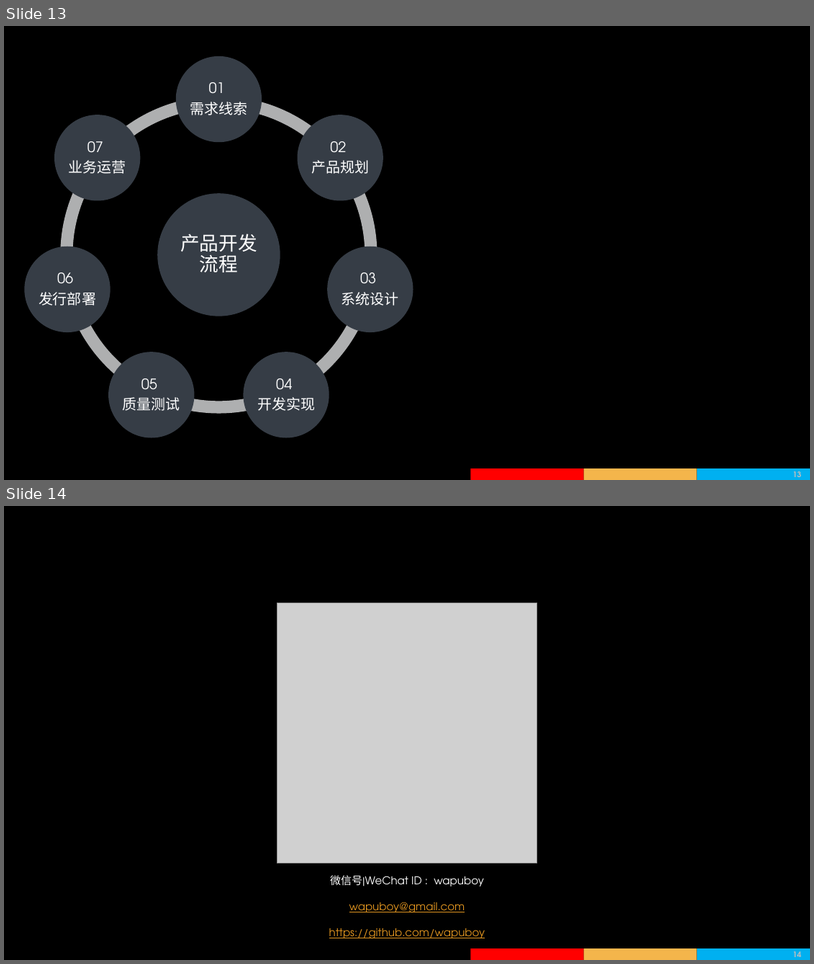
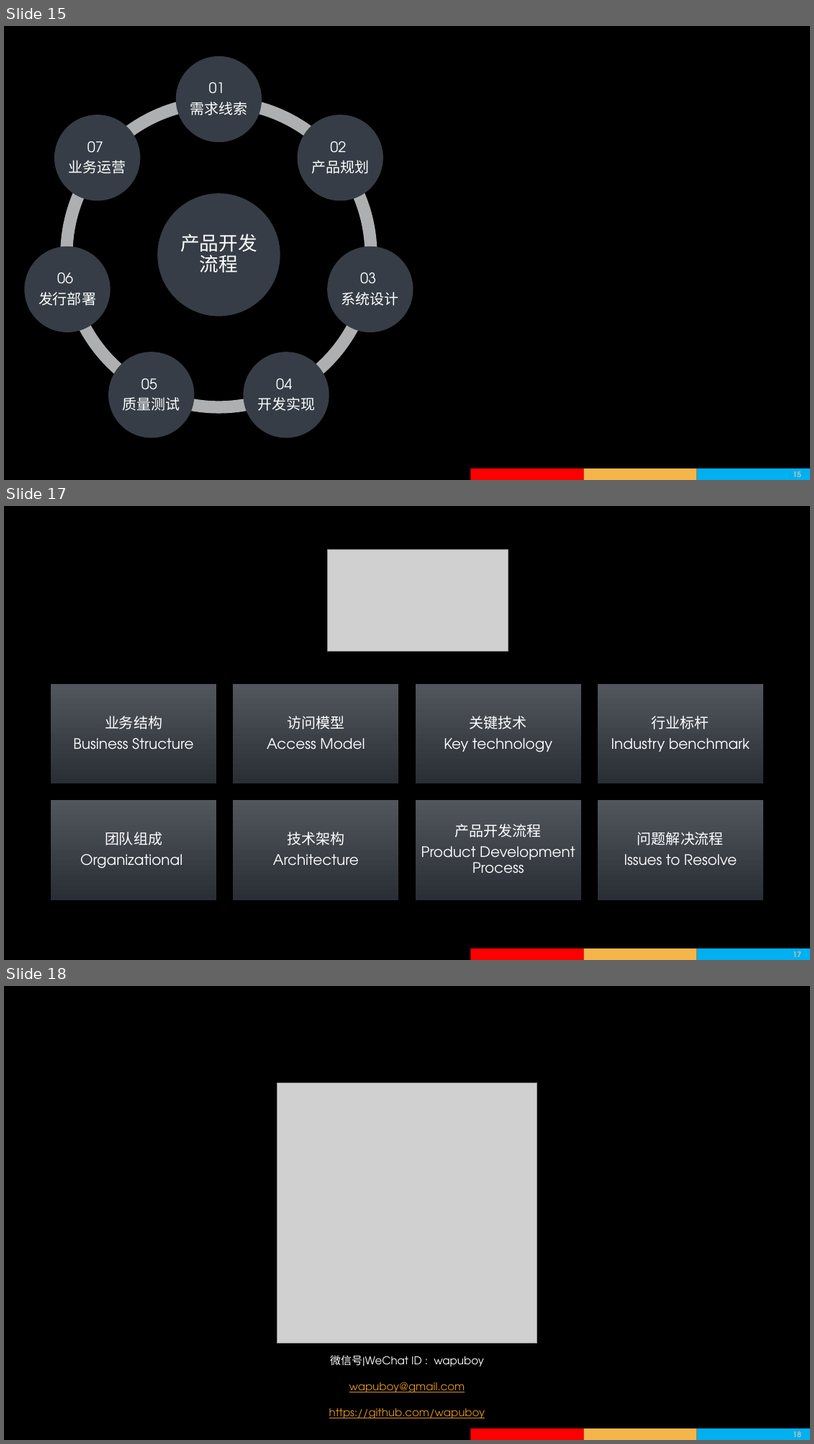
Before and after one commit to wapuboy/ha_how_to, a slide deck: 2018年回收宝高可用在线平台的持续演进.pptx. Shown one above the other, each under a label of ours: slides 13 and 14 before the commit, slides 15, 17 and 18 after it; the slides between them are not shown. The pictures are 814x964 and 814x1444 pixels, drawn with LibreOffice and Linux fonts; fonts in the diff are those of the drawing; grey boxes stand for pictures; background and template pictures are left out. Boxes give left, top, right and bottom in pixels: in the first picture for what was removed or moved away, otherwise in the second. Text is boxed around its words. In the diff, an @@ line names an element or a change of style, - is before the commit and + after.

```diff
--- a/2018年回收宝高可用在线平台的持续演进.pptx
+++ b/2018年回收宝高可用在线平台的持续演进.pptx
@@ slide 17 added at <box>4,506,810,960</box>, background picture (left out); not listed: 4 template elements that a slide beside it also shows @@
@@ picture added at <box>327,549,508,651</box> @@
@@ group added at <box>51,684,764,900</box>: 8 rectangles, 8 texts @@
+业务结构
+Business Structure
+访问模型
+Access Model
+关键技术
+Key technology
+行业标杆
+Industry benchmark
+团队组成
+Organizational
+技术架构
+Architecture
+产品开发流程
+Product Development Process
+问题解决流程
+Issues to Resolve
@@ what was slide 13 is now slide 15 @@
@@ what was slide 14 is now slide 18 @@
@@ page number at <box>793,1431,802,1437</box>: text changed @@
-14
+18
```
Also in this commit, not shown: 3 other slides added.
